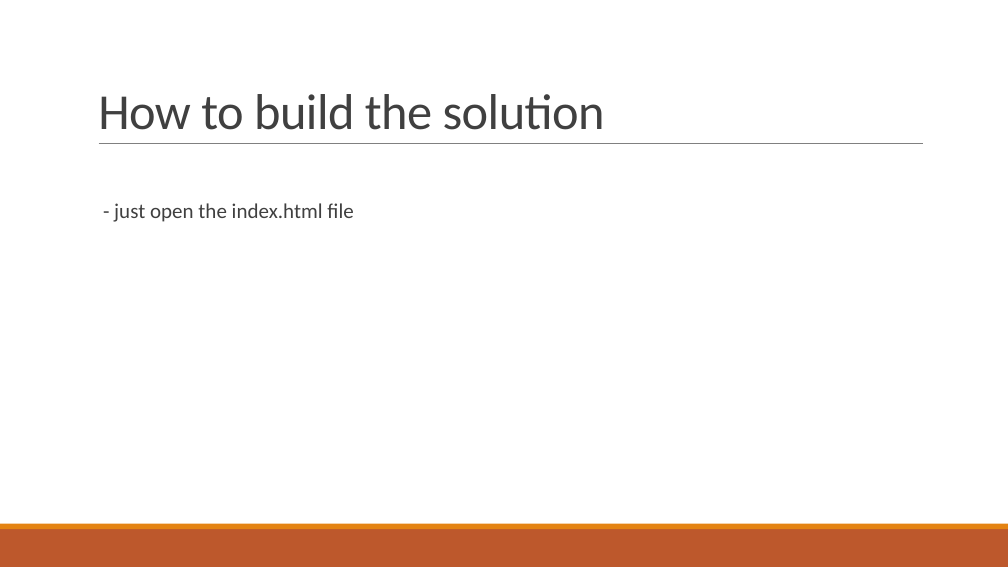
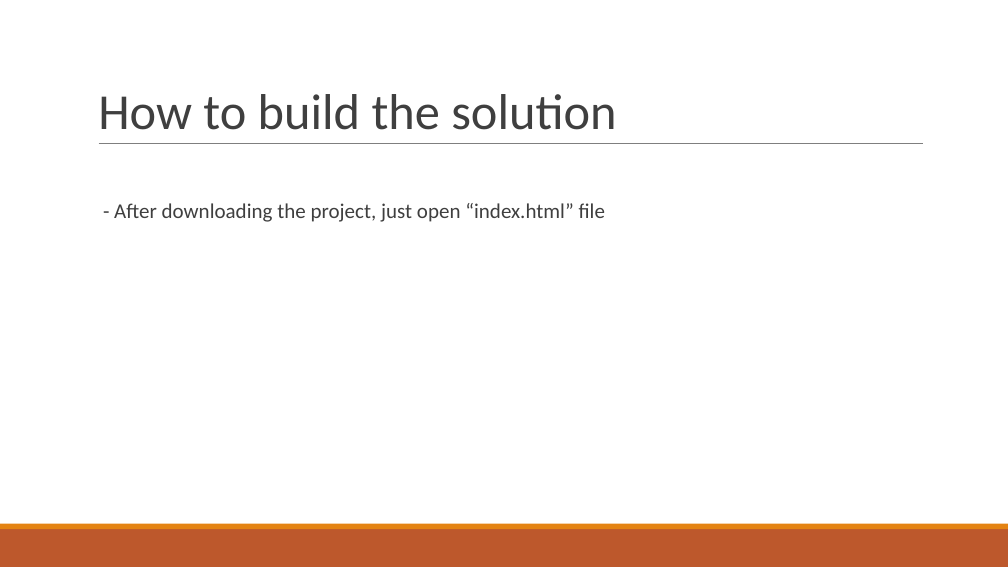
Before and after one commit to AhmedSharaf98/DEF-to-SVG, a slide deck: slide 17 of docs/DEF-LEF to SVG.pptx (slide 15 before the commit). Drawn at 1008x567 pixels with LibreOffice and Linux fonts; fonts in the diff are those of the drawing. Boxes give left, top, right and bottom in pixels: in the first picture for what was removed or moved away, otherwise in the second. Text is boxed around its words. In the diff, an @@ line names an element or a change of style, - is before the commit and + after.

```diff
--- a/docs/DEF-LEF to SVG.pptx
+++ b/docs/DEF-LEF to SVG.pptx
@@ title "How to build the solution" at <box>98,94,616,130</box>: text colour #404040 to #3F3F3F, letter spacing -0.5 to 0 pt @@
@@ text at <box>114,203,605,222</box>: text changed; text colour #404040 to #3F3F3F @@
-  - just open the index.html file
+  - After downloading the project, just open “index.html” file
```
Also in this commit, not shown: 13 other slides changed, 7 slides added, 5 slides removed.
